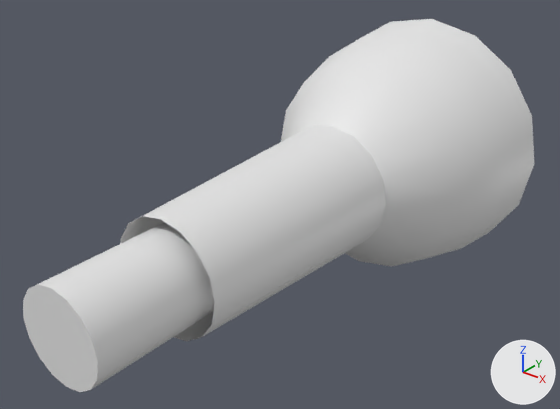
Two versions of the FBX model Assets/UdonSpaceVehicles/SampleAssets/FBXs/Engine.fbx, one commit apart.
Both versions are drawn from a 50 mm camera at (0.434, -0.508, 0.349) aimed at (-0.007, 0.043, 0.007). The lights are fixed; the arrows at lower right show +X, +Y and +Z. Where no turn or scale is listed for an object, it has been applied to the vertices. Vertices at the same position are counted once.

The first picture shows 'Engine'.
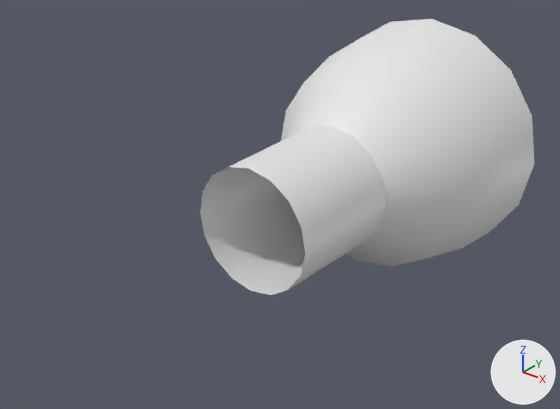
Patch to the scene script:
```diff
--- a/Assets/UdonSpaceVehicles/SampleAssets/FBXs/Engine.fbx.py
+++ b/Assets/UdonSpaceVehicles/SampleAssets/FBXs/Engine.fbx.py
@@ me_engine @@
 me_engine.from_pydata(...)  # 176 vertices, 161 faces; spans x -0.147..0.147, y -0.233..0.321, z -0.147..0.147
 # used by ob_engine; location = (0.0, 0.0, 0.0)
+# me_engine part 1: all 16 vertices in x -0.058..0.058, y -0.123, z -0.058..0.058 are scaled about their middle by (1.14, 0.909, 1.14), then moved by (0.0, 0.112, 0.0)
+# me_engine part 2: all 16 vertices in x -0.045..0.045, y -0.233, z -0.045..0.045 are moved by (0.0, 0.345, 0.0)
 me_engine.materials.append(mat_spacepod_body)
```

Pixel boxes [x1, y1, x2, y2] of what changed, in the pictures (560 x 409 px; the box of a moved part takes in the faces that stretch with it):
'Engine', reshaped (35% narrower, 26% shorter)
    before: [23, 19, 534, 392]
    after: [200, 19, 534, 295]
part 1 of me_engine, moved or reshaped
    before: [120, 126, 386, 341]
    after: [200, 126, 386, 295]
part 2 of me_engine, moved or reshaped (not visible afterwards)
    before: [23, 222, 215, 392]
